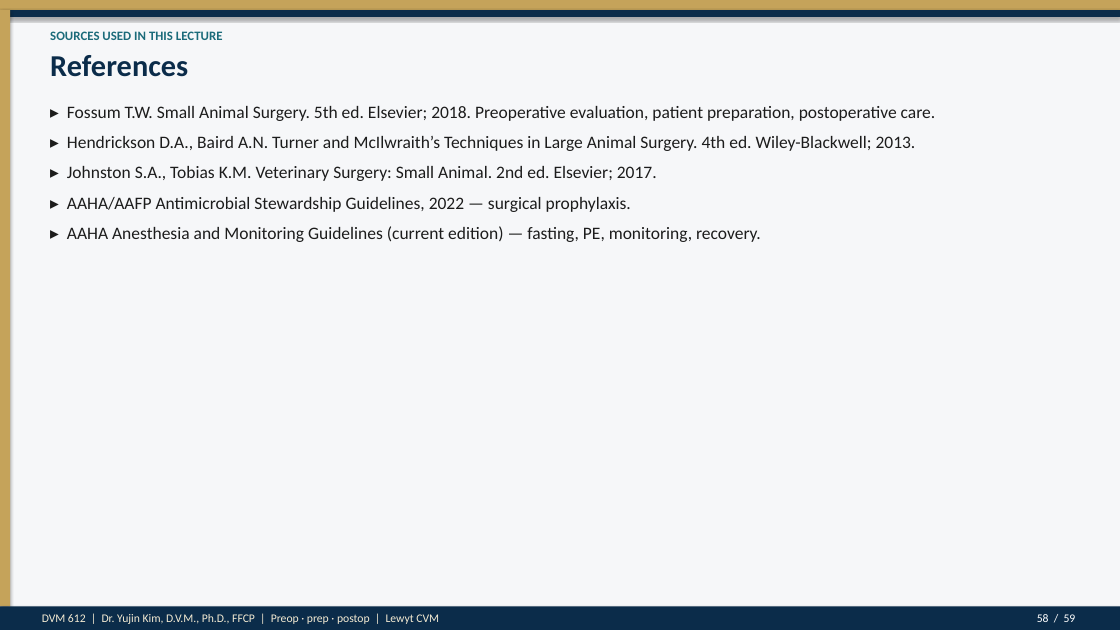
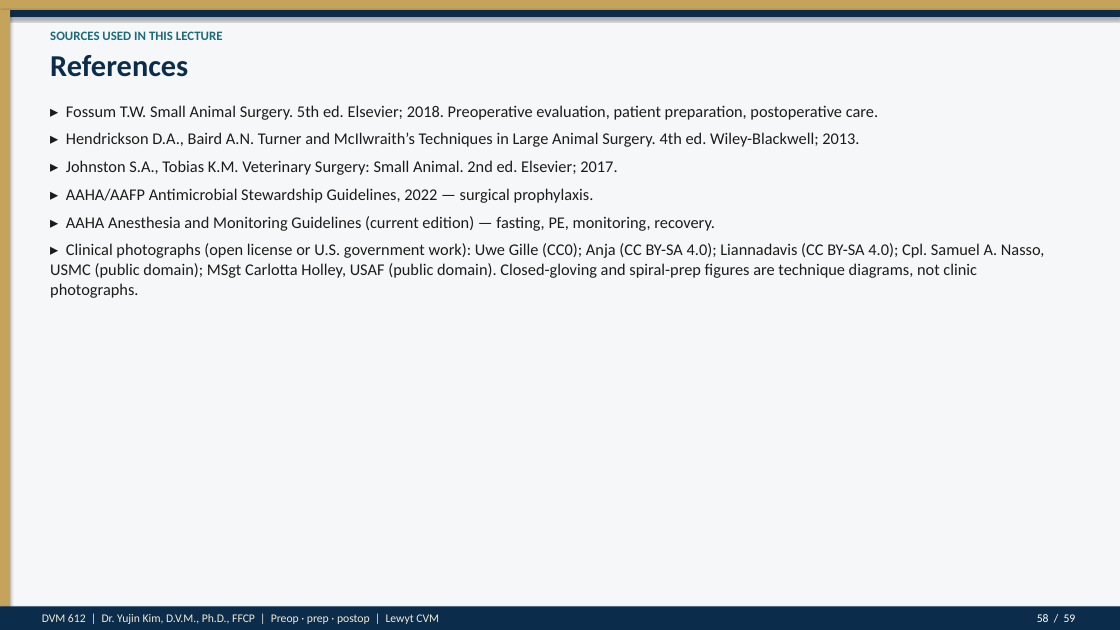
Before and after one commit to drkimvet/happycare, a slide deck: slide 58 of lectures/DVM-612_Week4_Preop_PatientPrep_Postop.pptx. Drawn at 1120x630 pixels with LibreOffice and Linux fonts; fonts in the diff are those of the drawing. Boxes give left, top, right and bottom in pixels: in the first picture for what was removed or moved away, otherwise in the second. Text is boxed around its words. In the diff, an @@ line names an element or a change of style, - is before the commit and + after.

```diff
--- a/lectures/DVM-612_Week4_Preop_PatientPrep_Postop.pptx
+++ b/lectures/DVM-612_Week4_Preop_PatientPrep_Postop.pptx
@@ text at (x1=66, y1=105, x2=878, y2=231): size 15 to 14 pt in "▸ Fossum T.W. Small Animal Surgery. 5th ...", "▸ Hendrickson D.A., Baird A.N. Turner and ...", "▸ Johnston S.A., Tobias K.M. Veterinary Surgery: ...", "▸ AAHA/AAFP Antimicrobial Stewardship Guidelines, 2022 — ..." and 1 more places; less space between paragraphs @@
@@ text at (x1=50, y1=243, x2=1045, y2=298): paragraph added @@
+▸ Clinical photographs (open license or U.S. government work): Uwe Gille (CC0); Anja (CC BY-SA 4.0); Liannadavis (CC BY-SA 4.0); Cpl. Samuel A. Nasso, USMC (public domain); MSgt Carlotta Holley, USAF (public domain). Closed-gloving and spiral-prep figures are technique diagrams, not clinic photographs.
```
Also in this commit, not shown: 7 other slides changed, 16 other files.
